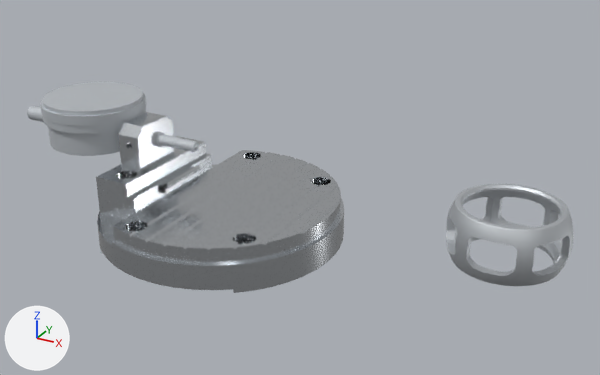
The glTF model BJ_CAGE/Outer_Diameter/Outer_Diameter.glb as it was, and as the next commit left it.
Before and after are seen from a camera (50 mm lens) standing at (0.248, -0.332, 0.202) and looking at (0.06, 0.01, 0.031). Lighting does not change. The marker at lower left points along +X, +Y and +Z. The older version comes first.

Script lines for the objects in view, before the commit:
```python
me_bj_79 = bpy.data.meshes.new('BJ 79')
me_bj_79.from_pydata(...)  # 1464 vertices, 2952 faces; spans x -0.0068..0.0478, y -0.0263..0.0263, z 0.023..0.0498
me_bj_79.materials.append(mat_opaque_255_255_255__001)  # light grey #d0d4d8
me_indigator = bpy.data.meshes.new('Indigator')
me_indigator.from_pydata(...)  # 289 vertices, 574 faces; spans x -0.0657..-0.0052, y -0.0028..0.0032, z 0.043..0.049
me_indigator.materials.append(mat_opaque_255_255_255__002)  # light grey #d0d4d8
me_outer_diameter_003 = bpy.data.meshes.new('Outer_Diameter.003')
me_outer_diameter_003.from_pydata(...)  # 386 vertices, 792 faces; spans x -0.0467..0.0833, y -0.0646..0.065, z 0.0..0.015
me_outer_diameter_003.materials.append(mat_opaque_255_255_255)  # light grey #d0d4d8
ob_bj_79 = bpy.data.objects.new('BJ 79', me_bj_79)
ob_bj_79.location = (0.15, 0.0, 0.0)
ob_indigator = bpy.data.objects.new('Indigator', me_indigator)
ob_indigator.location = (0.01, 0.0, 0.0)
ob_outer_diameter_003 = bpy.data.objects.new('Outer_Diameter.003', me_outer_diameter_003)
ob_outer_diameter_003.location = (0.0, 0.0, 0.0)
# also in view: 'Outer_Diameter' at (-0.066, 0.0, 0.051); 'Outer_Diameter.005' at (-0.02, 0.0, 0.024); 'Outer_Diameter.006' at (-0.029, 0.0, 0.035); 'Outer_Diameter.004' at (0.038, 0.0, 0.019)
```
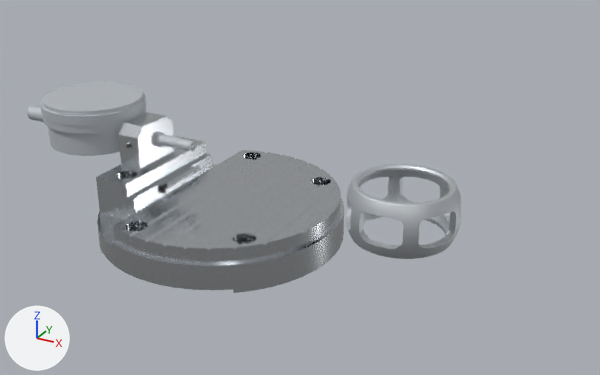
Location of each change, [x1, y1, x2, y2] in pixels of the pictures (600 x 375 px):
```json
{"object": "BJ 79", "change": "moved", "before": [446, 184, 573, 286], "after": [346, 164, 461, 259]}
{"object": "Indigator", "change": "moved", "before": [158, 134, 199, 152], "after": [158, 134, 196, 151]}
```

Edits to the scene script, one JSON object a line:
```json
{"op": "set", "path": "ob_indigator.location", "old": "(0.01, 0.0, 0.0)", "new": "(0.008, 0.0, 0.0)"}
{"op": "set", "path": "ob_bj_79.location", "old": "(0.15, 0.0, 0.0)", "new": "(0.1, 0.0, 0.0)"}
```
